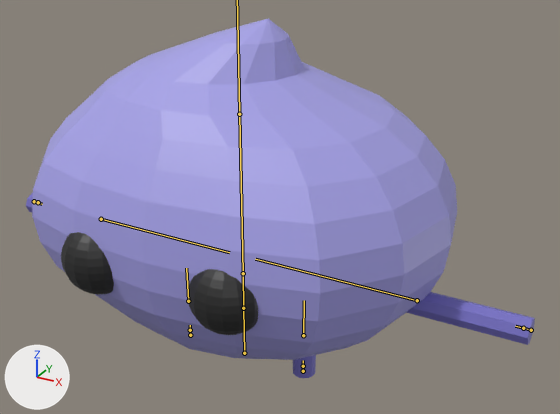
Before and after pictures for a commit that changed the glTF model assets/zeet/zeet.glb.
One viewpoint serves both versions: a 50 mm camera at (0.579, -0.877, 0.747) aimed at (0.049, 0.086, 0.265). Every picture has the same lights, and +X, +Y and +Z are marked at lower left. The bones that bend it are drawn over the model as lines.

Objects in the first picture: 'Arms', 'Eyes', 'Legs', 'Sphere'.
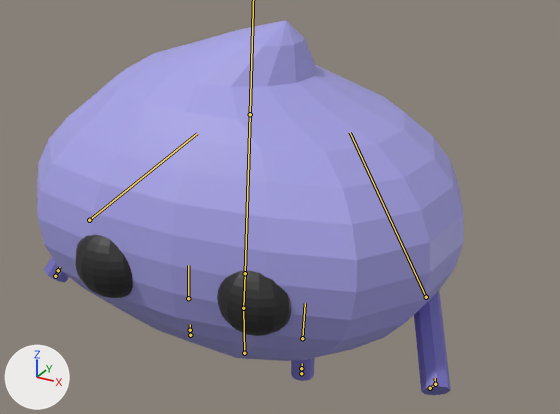
The newer file adds an action. The first version stands in its rest pose; the second is drawn at frame 57 of the action 'dance'.

The change in detail:
Bone 'Hip' (bone_hip) turns from (0, 0, 0) to (-2, 0, 1) degrees about its own x, y and z.
Bone 'Body' (bone_body) turns from (0, 0, 0) to (0, 8, 0) degrees about its own x, y and z.
Bone 'Head' (bone_head) turns from (0, 0, 0) to (0, 0, -1) degrees about its own x, y and z.
Bone 'CON_ArmBase.L' (bone_con_armbase_l) turns from (0, 0, 0) to (-60, 17, -16) degrees about its own x, y and z.
Bone 'CON_ArmBase.R' (bone_con_armbase_r) turns from (0, 0, 0) to (-47, -21, 15) degrees about its own x, y and z.
Bone 'CON_Hand.L' (bone_con_hand_l) moves from (0.0, 0.0, 0.0) to (0.104, 0.122, 0.08).
Bone 'CON_Hand.L' (bone_con_hand_l) turns from (0, 0, 0) to (-140, 49, -15) degrees about its own x, y and z.
Bone 'CON_Arm.L' (bone_con_arm_l) turns from (0, 0, 0) to (57, -4, 3) degrees about its own x, y and z.
Bone 'CON_Arm.L' (bone_con_arm_l) is rescaled from (1.0, 1.0, 1.0) to (1.06, 0.88, 1.06).
Bone 'CON_Hand.R' (bone_con_hand_r) moves from (0.0, 0.0, 0.0) to (-0.043, 0.112, 0.098).
Bone 'CON_Hand.R' (bone_con_hand_r) turns from (0, 0, 0) to (-77, -34, -4) degrees about its own x, y and z.
Bone 'CON_Arm.R' (bone_con_arm_r) turns from (0, 0, 0) to (14, -3, 11) degrees about its own x, y and z.
Bone 'CON_Arm.R' (bone_con_arm_r) is rescaled from (1.0, 1.0, 1.0) to (1.18, 0.72, 1.18).
Bone 'CON_Foot.L' (bone_con_foot_l) moves from (0.0, 0.0, 0.0) to (0.002, -0.004, 0.001).
Bone 'CON_Leg.R' (bone_con_leg_r) turns from (0, 0, 0) to (-1, 0, 0) degrees about its own x, y and z.
Bone 'CON_Leg.R' (bone_con_leg_r) is rescaled from (1.0, 1.0, 1.0) to (0.96, 1.08, 0.96).

Location of each change, [x1, y1, x2, y2] in pixels of the pictures (560 x 414 px):
'Sphere', posed
    before: [32, 19, 457, 360]
    after: [37, 20, 464, 361]
'Eyes', posed (10% wider)
    before: [61, 232, 258, 335]
    after: [75, 235, 291, 336]
'Arms', posed
    before: [26, 193, 535, 345]
    after: [44, 257, 451, 395]
'Legs', posed
    before: [293, 355, 316, 378]
    after: [291, 358, 315, 381]
bone 'Hip', root to tip
    before: (243, 308) to (243, 273)
    after: (243, 308) to (245, 273)
bone 'Body', root to tip
    before: (243, 273) to (239, 113)
    after: (245, 273) to (250, 114)
bone 'CON_ArmBase.L', root to tip
    before: (417, 300) to (255, 259)
    after: (426, 297) to (350, 132)
bone 'CON_ArmBase.R', root to tip
    before: (101, 219) to (229, 252)
    after: (89, 220) to (197, 133)
bone 'CON_Hand.L', root to tip
    before: (531, 330) to (523, 328)
    after: (430, 388) to (435, 384)
bone 'CON_Arm.L', root to tip
    before: (523, 328) to (515, 326)
    after: (435, 384) to (435, 378)
bone 'CON_Hand.R', root to tip
    before: (34, 201) to (38, 202)
    after: (55, 276) to (58, 270)
bone 'CON_Arm.R', root to tip
    before: (38, 202) to (42, 204)
    after: (58, 270) to (60, 267)
bone 'CON_Foot.L', root to tip
    before: (303, 371) to (303, 366)
    after: (301, 373) to (301, 368)
bone 'CON_Leg.R', root to tip
    before: (190, 330) to (190, 325)
    after: (190, 330) to (190, 324)
